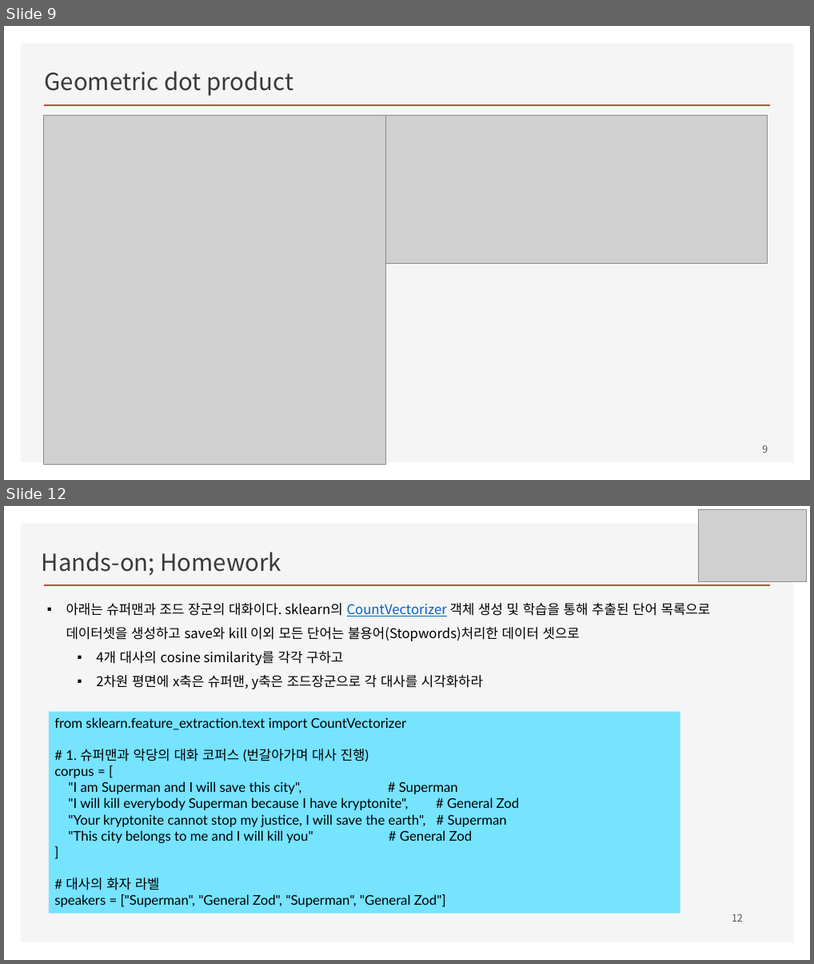
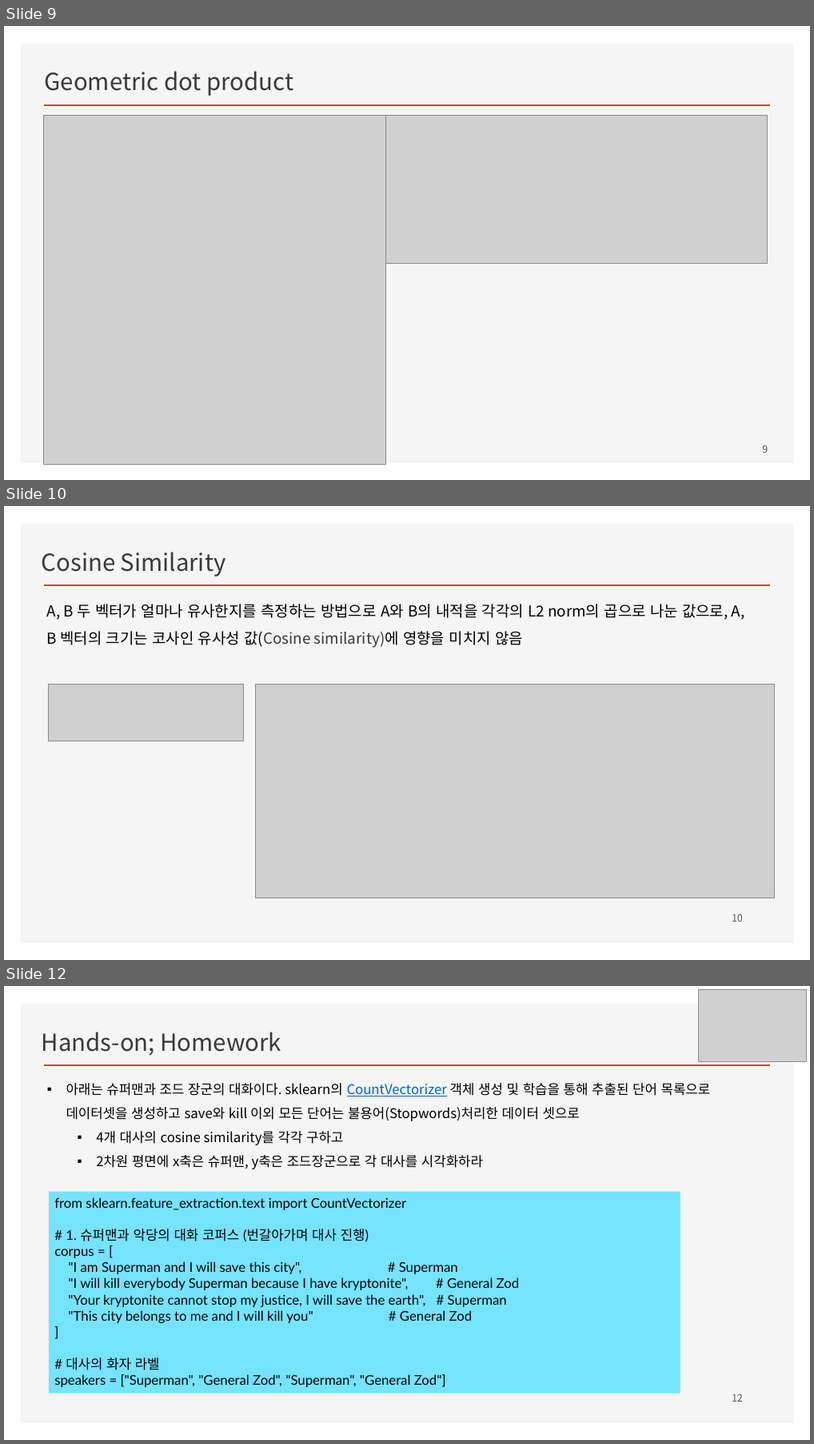
Before and after one commit to ancestor9/mathematics-for-machine-learning, a slide deck: Linear_Algebra/w8_Recommendation System.pptx. Shown one above the other, each under a label of ours: slides 9 and 12 before the commit, slides 9, 10 and 12 after it; the slides between them are not shown. The pictures are 814x964 and 814x1444 pixels, drawn with LibreOffice and Linux fonts; fonts in the diff are those of the drawing; grey boxes stand for pictures; background and template pictures are left out. Boxes give left, top, right and bottom in pixels: in the first picture for what was removed or moved away, otherwise in the second. Text is boxed around its words. In the diff, an @@ line names an element or a change of style, - is before the commit and + after.

```diff
--- a/Linear_Algebra/w8_Recommendation System.pptx
+++ b/Linear_Algebra/w8_Recommendation System.pptx
@@ slide 10 added at [4,506,810,960], background #FFFFFF; not listed: 2 template elements that a slide beside it also shows @@
@@ text added at [42,552,226,576], 28 pt, text #3B3838 @@
+Cosine Similarity
@@ text added at [47,604,746,648], 18 pt, text #000000 @@
+A, B 두 벡터가 얼마나 유사한지를 측정하는 방법으로 A와 B의 내적을 각각의 L2 norm의 곱으로 나눈 값으로, A, B 벡터의 크기는 코사인 유사성 값(Cosine similarity)에 영향을 미치지 않음
@@ picture added at [48,684,243,740] @@
@@ picture added at [256,684,774,897] @@
@@ page number added at [732,913,743,921], 12 pt, text #595959 @@
+10
```
Also in this commit, not shown: 8 slides changed, 7 other slides added, 3 slides removed.
